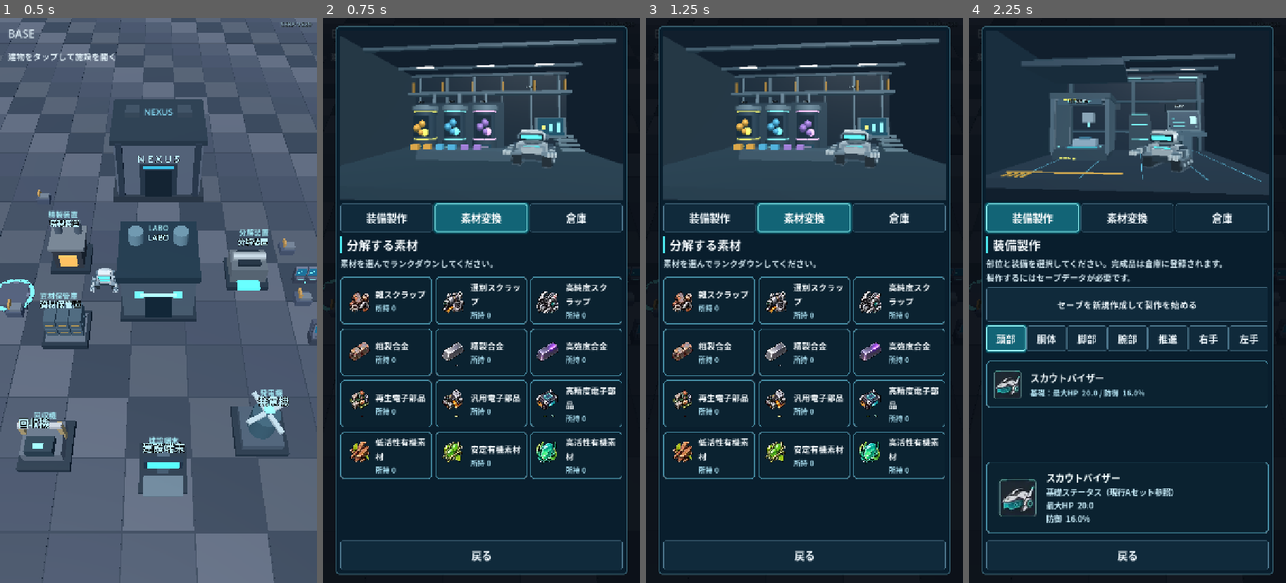
Above: before the commit, frames 1-4 (left to right).
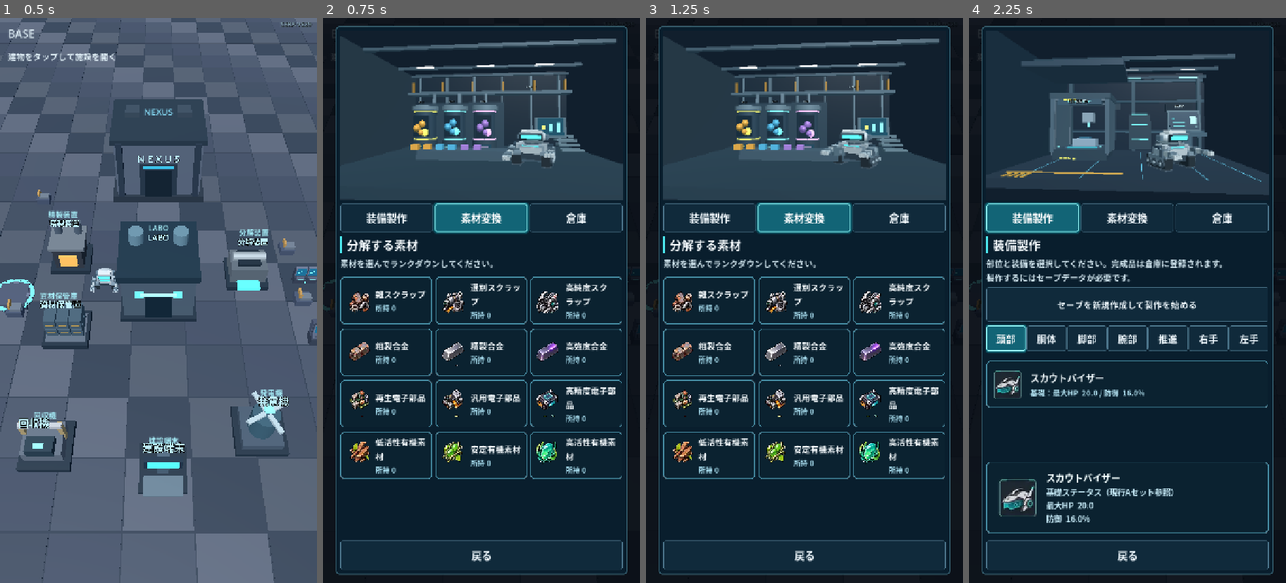
Above: after the commit, the same moments.

Repository: shejklgaia-png/-
Game: Godot game, scene res://scenes/base_exploration.tscn
The game is run twice, just before and just after one commit, with the same random seed, the same clock (stepped at 60 frames per second) and the same inputs.
Inputs (mouse positions are in pixels of both pictures, inside the frame that each line leads up to):
- Up to frame 1 (0.5 s): no input
- Up to frame 2 (0.75 s): tap Enter at 0.5 s; move the mouse to (551, 272) at 0.52 s; hold Right (ui_right) from 0.53 s (still down); tap G at 0.6 s; click (551, 272) at 0.67 s
- Up to frame 3 (1.25 s): keep holding Right (ui_right); tap Space at 0.77 s
- Up to frame 4 (2.25 s): release Right (ui_right) at 1.25 s; click "再生電子部品 所持 0" at 1.25 s; click "装備製作" at 2 s

Frame 1 is identical in both runs. In frame 2, 0.2% of the frame differs, in the area x 30-74%, y 17-27%; in frame 3, 0.4%; in frame 4, 0.9%, in the area x 32-78%, y 18-28%.

Commit message:
Give all three LABO 3D sets independent CRATE and machinery animation

Diff:
--- a/scripts/labo_hero_stage.gd
+++ b/scripts/labo_hero_stage.gd
@@ -491,30 +491,87 @@
 func _process(delta: float) -> void:
     clock += delta
     state_time += delta
-    # The printer keeps fabricating while the lab is visible.
-    printer_nozzle.position.x = -1.96 + 0.55 * sin(clock * 1.9)
-    printer_nozzle.position.z = -0.40 + 0.23 * cos(clock * 1.13)
-    printed_part.scale.y = 0.72 + 0.18 * sin(clock * 0.37)
-    if current_section in ["SMELTER", "RECYCLER"]:
-        for index in range(converter_crystals.size()):
-            var crystal: Node3D = converter_crystals[index]
-            crystal.rotation.y = clock * (0.18 + float(index)*0.08)
-            crystal.position.y = 1.25 + 0.075 * sin(clock * 1.7 + float(index))
+    match current_section:
+        "LABO":
+            _animate_manufacturing(delta)
+        "SMELTER", "RECYCLER":
+            _animate_refinery(delta)
+        "STORAGE":
+            _animate_inventory(delta)
+
+func _animate_manufacturing(delta: float) -> void:
+    # Print head and part grow on the manufacturing page only.
+    printer_nozzle.position.x = -1.96 + 0.54 * sin(clock * 1.9)
+    printer_nozzle.position.z = -0.40 + 0.24 * cos(clock * 1.13)
+    printed_part.scale.y = 0.78 + 0.15 * sin(clock * 0.37)
     match work_state:
-        "walk_to_terminal":
-            if _move_to(Vector3(1.18, 0, 0.65), delta):
-                _enter("inspect_terminal")
-        "inspect_terminal":
-            crate_head.rotation.x = lerpf(crate_head.rotation.x, 0.24, minf(delta*3.0, 1.0))
-            crate_arm.rotation.x = lerpf(crate_arm.rotation.x, -0.55, minf(delta*3.0, 1.0))
-            crate_arm.rotation.y = 0.12 * sin(clock * 2.5)
-            if state_time > 3.2:
-                _enter("walk_to_printer")
-        "walk_to_printer":
-            if _move_to(Vector3(-0.88, 0, 0.85), delta):
-                _enter("inspect_printer")
-        "inspect_printer":
-            crate_head.rotation.x = lerpf(crate_head.rotation.x, -0.16, minf(delta*3.0, 1.0))
-            crate_arm.rotation.x = lerpf(crate_arm.rotation.x, -0.12, minf(delta*3.0, 1.0))
-            if state_time > 2.3:
-                _enter("walk_to_terminal")
+        "print_to_terminal":
+            if _move_to(Vector3(1.75, 0, 0.61), delta):
+                _enter("print_inspect_terminal")
+        "print_inspect_terminal":
+            crate.rotation.y = lerp_angle(crate.rotation.y, -2.85, minf(delta*2.0, 1.0))
+            crate_head.rotation.x = lerpf(crate_head.rotation.x, 0.23, minf(delta*3.0, 1.0))
+            crate_arm.rotation.x = -0.38 + 0.06*sin(clock*3.5)
+            if state_time > 3.1:
+                _enter("print_to_machine")
+        "print_to_machine":
+            if _move_to(Vector3(-0.62, 0, 0.96), delta):
+                _enter("print_inspect_shell")
+        "print_inspect_shell":
+            crate_head.rotation.x = lerpf(crate_head.rotation.x, -0.18, minf(delta*3.0, 1.0))
+            crate_left_arm.rotation.x = 0.16*sin(clock*2.0)
+            if state_time > 2.5:
+                _enter("print_to_terminal")
+
+func _animate_refinery(delta: float) -> void:
+    # Refinery alone: rotating feedstock in each colored processing chamber.
+    for i in range(converter_crystals.size()):
+        var rotor: Node3D = converter_crystals[i]
+        rotor.rotation.y = clock * (0.26 + float(i)*0.12)
+        rotor.position.y = 1.25 + 0.065*sin(clock*1.6 + float(i)*1.3)
+    match work_state:
+        "refinery_audit":
+            crate.rotation.y = lerp_angle(crate.rotation.y, 2.45, minf(delta*2.3, 1.0))
+            crate_head.rotation.y = 0.17*sin(clock*1.1)
+            crate_arm.rotation.x = -0.25 + 0.19*sin(clock*2.1)
+            if state_time > 3.5:
+                _enter("refinery_to_samples")
+        "refinery_to_samples":
+            if _move_to(Vector3(0.5, 0, 0.79), delta):
+                _enter("refinery_sort")
+        "refinery_sort":
+            crate_head.rotation.x = lerpf(crate_head.rotation.x, 0.27, minf(delta*3.0, 1.0))
+            crate_left_arm.rotation.x = -0.28 + 0.31*sin(clock*2.7)
+            if state_time > 2.7:
+                _enter("refinery_return")
+        "refinery_return":
+            if _move_to(Vector3(1.84, 0, 0.66), delta):
+                _enter("refinery_audit")
+
+func _animate_inventory(delta: float) -> void:
+    # Warehouse alone: rail scanner sweeps, robot checks bins and logs stock.
+    warehouse_scanner.position.x = 0.12 + 0.46*sin(clock*1.8)
+    warehouse_scanner.rotation.y = 0.22*sin(clock*1.2)
+    match work_state:
+        "storage_scan":
+            crate_head.rotation.y = 0.25*sin(clock*0.95)
+            crate_arm.rotation.x = -0.12
+            if state_time > 2.2:
+                _enter("storage_go_left")
+        "storage_go_left":
+            if _move_to(Vector3(-1.02, 0, 0.51), delta):
+                _enter("storage_get_bin")
+        "storage_get_bin":
+            crate_left_arm.rotation.x = -0.26 + 0.24*sin(clock*2.3)
+            crate_arm.rotation.x = -0.29 + 0.20*sin(clock*2.3 + 0.75)
+            crate_head.rotation.x = lerpf(crate_head.rotation.x, -0.23, minf(delta*3.0, 1.0))
+            if state_time > 2.8:
+                _enter("storage_go_terminal")
+        "storage_go_terminal":
+            if _move_to(Vector3(0.82, 0, 0.55), delta):
+                _enter("storage_log_stock")
+        "storage_log_stock":
+            crate_head.rotation.x = lerpf(crate_head.rotation.x, 0.20, minf(delta*3.0, 1.0))
+            crate_arm.rotation.x = -0.18 + 0.07*sin(clock*3.0)
+            if state_time > 2.5:
+                _enter("storage_scan")
